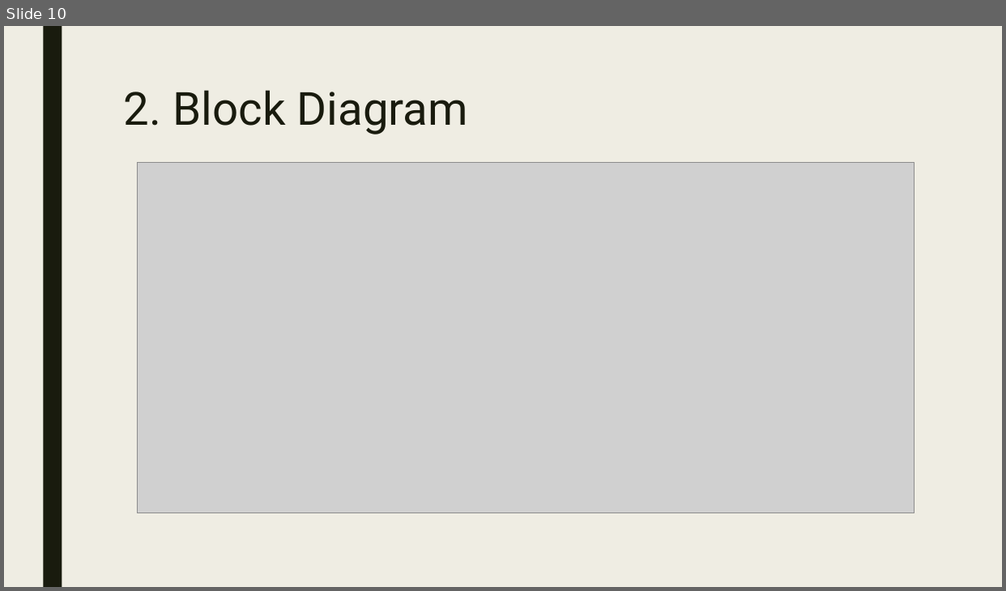
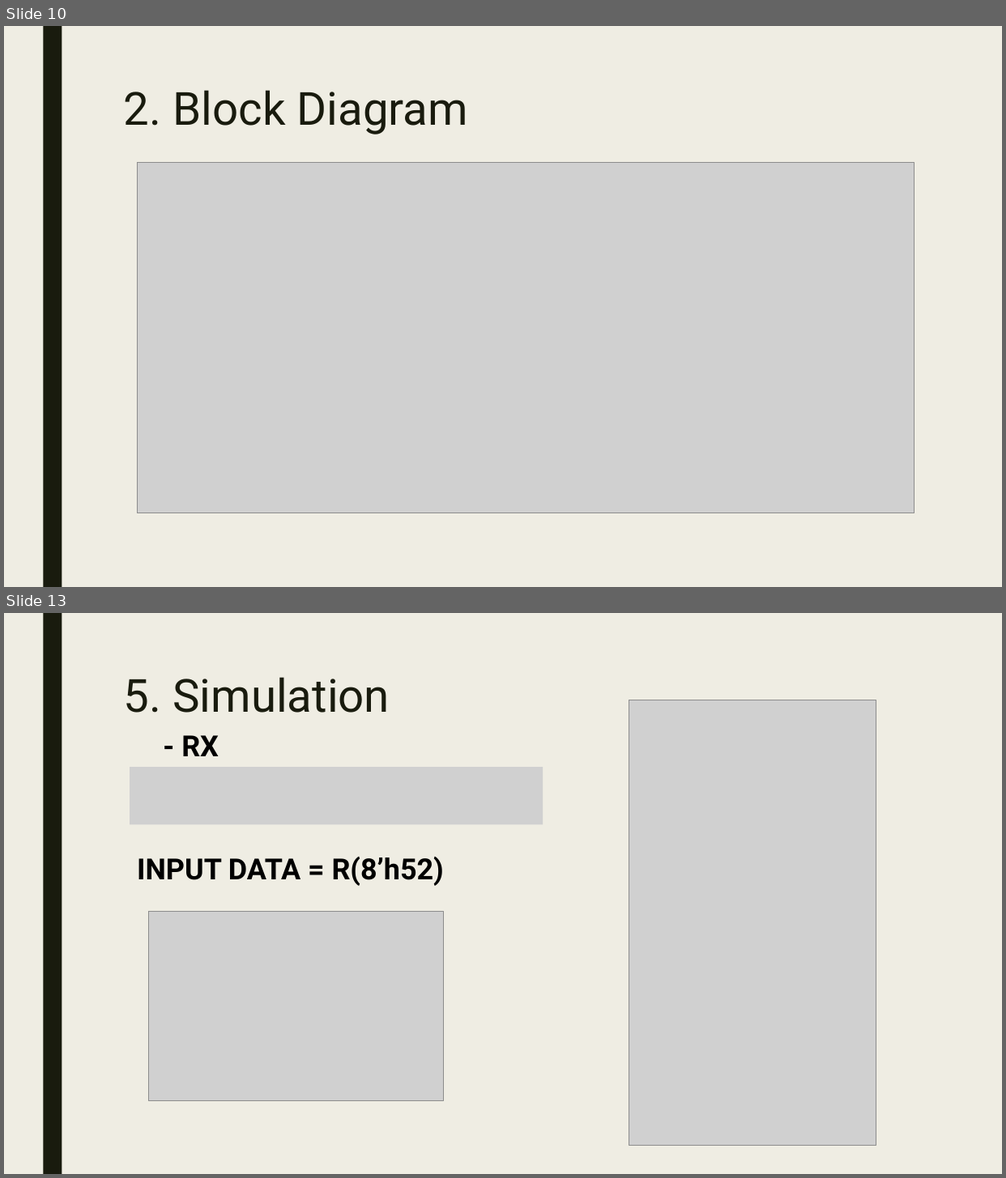
Before and after one commit to JunHyoung0608/Verilog_2026_Project, a slide deck: L01_uart_stopwatch_watch/이준형_stopwatch_watch_rev1.pptx. Shown one above the other, each under a label of ours: slide 10 before the commit, slides 10 and 13 after it; the slides between them are not shown. The pictures are 1006x591 and 1006x1178 pixels, drawn with LibreOffice and Linux fonts; fonts in the diff are those of the drawing; grey boxes stand for pictures. Boxes give left, top, right and bottom in pixels: in the first picture for what was removed or moved away, otherwise in the second. Text is boxed around its words. In the diff, an @@ line names an element or a change of style, - is before the commit and + after.

```diff
--- a/L01_uart_stopwatch_watch/이준형_stopwatch_watch_rev1.pptx
+++ b/L01_uart_stopwatch_watch/이준형_stopwatch_watch_rev1.pptx
@@ slide 13 added at bbox=[4, 613, 1002, 1174], background #EFEDE3; not listed: 1 template element that a slide beside it also shows @@
@@ title added at bbox=[124, 677, 390, 713], 44 pt, text #191B0E @@
+5. Simulation
@@ picture added at bbox=[629, 700, 876, 1146] @@
@@ text added at bbox=[181, 735, 219, 756], 28 pt, text #000000, bold @@
+- RX
@@ picture added at bbox=[130, 767, 543, 825] @@
@@ text added at bbox=[137, 857, 444, 886], 28 pt, text #000000, bold @@
+INPUT DATA = R(8’h52)
@@ picture added at bbox=[148, 912, 444, 1101] @@
```
Also in this commit, not shown: 1 slide changed, 11 other slides added, 37 slides removed, 4 other files.
